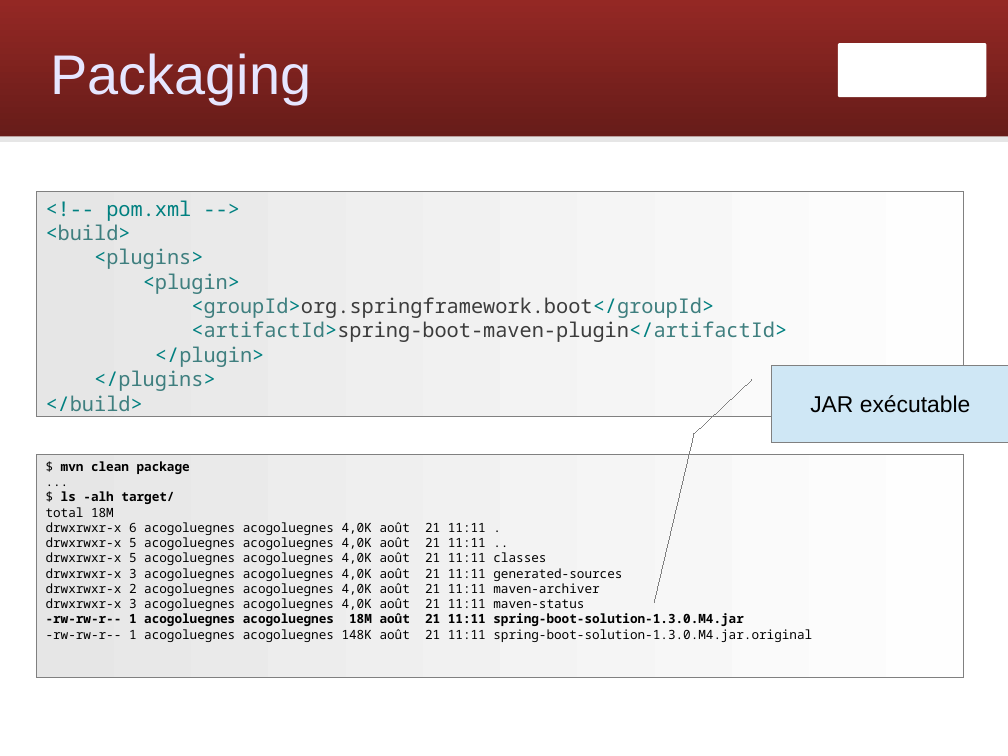
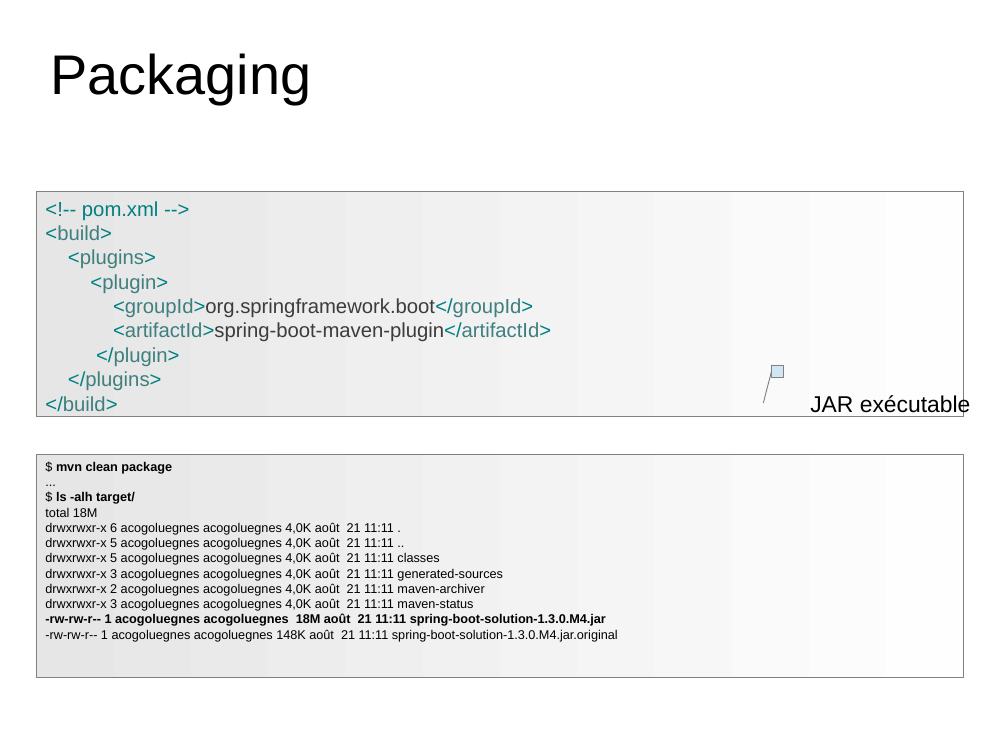
Before and after one commit to Zenika/workshop-spring-core, a slide deck: slide 91 of spring-workshop.odp. Drawn at 1008x756 pixels with LibreOffice and Linux fonts; fonts in the diff are those of the drawing; background and template pictures are left out. Boxes give left, top, right and bottom in pixels: in the first picture for what was removed or moved away, otherwise in the second. Text is boxed around its words. In the diff, an @@ line names an element or a change of style, - is before the commit and + after.

Commit message:
Update theme

```diff
--- a/spring-workshop.odp
+++ b/spring-workshop.odp
@@ rounded rectangle removed at (0,0,1008,137) @@
@@ text "Packaging" at (50,53,311,103): text colour #E6E6FF to #000000 @@
@@ freeform shape removed at (838,43,986,97) @@
@@ line removed from (0, 139) to (1008, 139) @@
@@ rectangle "<!-- pom.xml -->" at (37,191,964,416): font Noto Sans Mono to Arial; outline #808080 0 pt to #808080 0.74 pt @@
@@ border callout removed at (772,366,1008,443) @@
-JAR exécutable
@@ freeform shape added at (772,366,1008,443), fill #CFE7F5, outline #808080 0.74 pt, 18 pt, text #000000 @@
+JAR exécutable
@@ rectangle "$ mvn clean package" at (37,455,964,678): font Noto Sans Mono to Arial; outline #808080 0 pt to #808080 0.74 pt @@
```
Also in this commit, not shown: 106 other slides changed.
